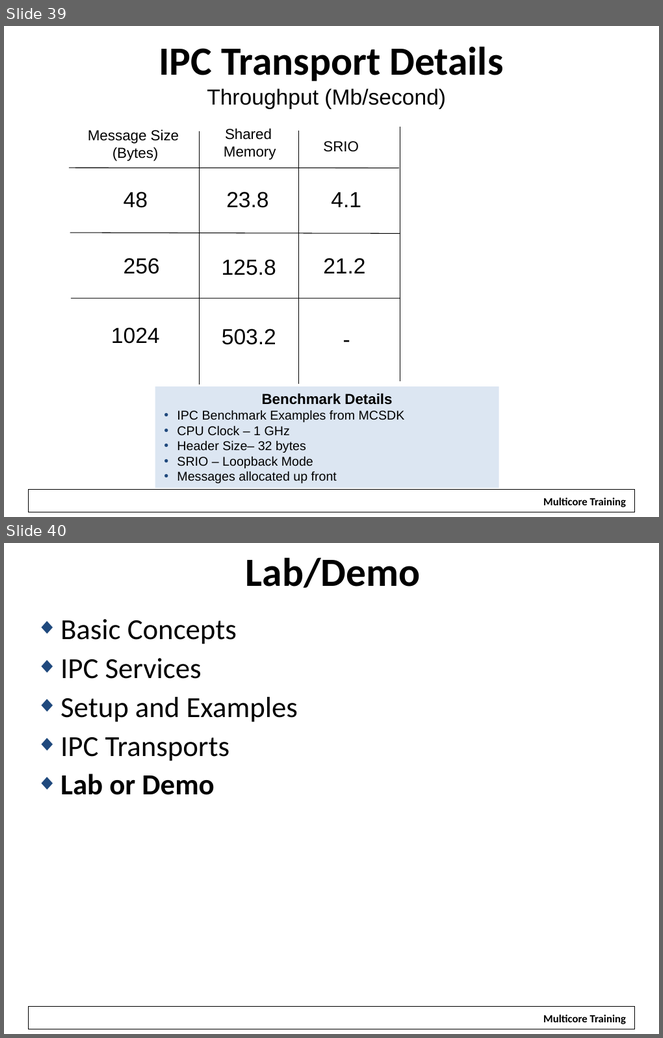
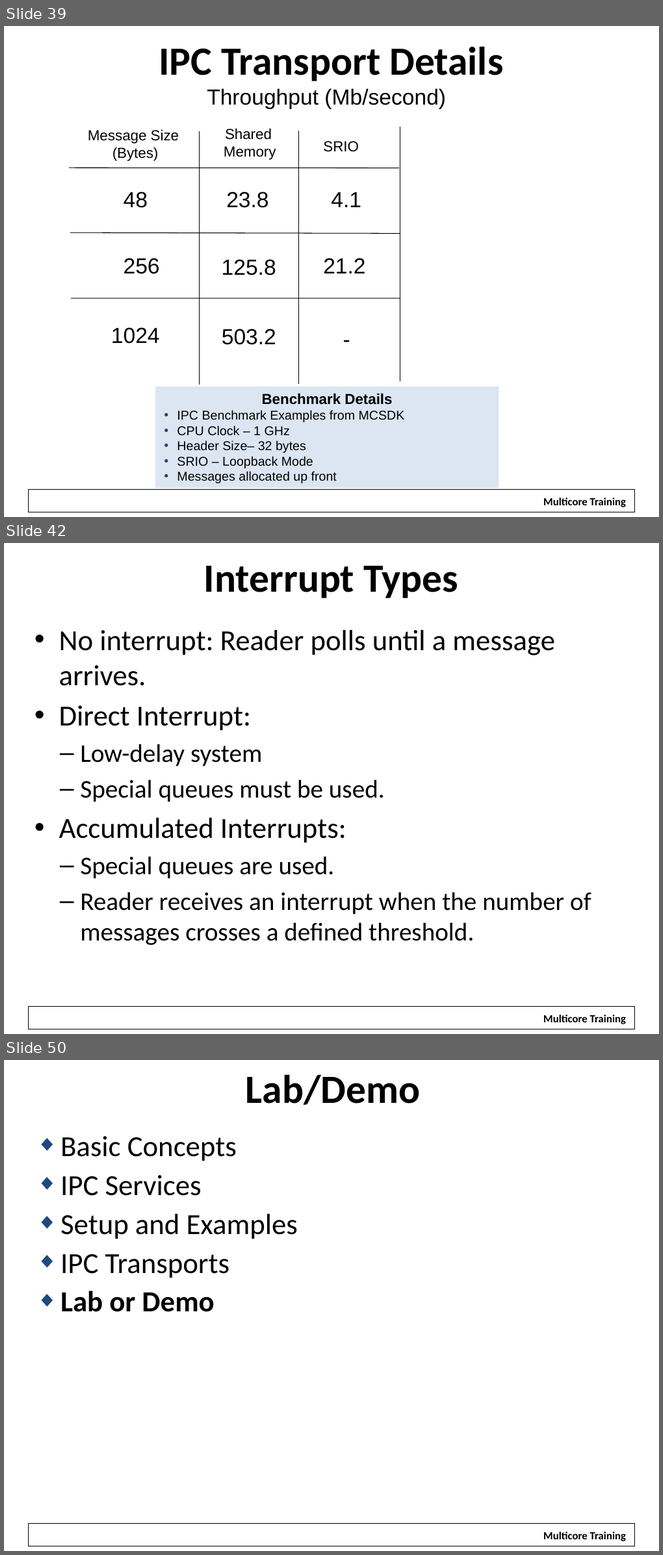
Before and after one commit to hari1989/keystone-workshop, a slide deck: preliminary/Working/presentations/KeyStoneII_ IPC.pptx. Shown one above the other, each under a label of ours: slides 39 and 40 before the commit, slides 39, 42 and 50 after it; the slides between them are not shown. The pictures are 663x1038 and 663x1555 pixels, drawn with LibreOffice and Linux fonts; fonts in the diff are those of the drawing; background and template pictures are left out. Boxes give left, top, right and bottom in pixels: in the first picture for what was removed or moved away, otherwise in the second. Text is boxed around its words. In the diff, an @@ line names an element or a change of style, - is before the commit and + after.

```diff
--- a/preliminary/Working/presentations/KeyStoneII_ IPC.pptx
+++ b/preliminary/Working/presentations/KeyStoneII_ IPC.pptx
@@ slide 42 added at (4,543,659,1034), background #FFFFFF; not listed: 2 template elements that a slide beside it also shows @@
@@ title added at (204,566,458,598), 44 pt, text #000000, bold @@
+Interrupt Types
@@ text added at (59,630,592,945), 28 pt, text #000000 @@
+• No interrupt: Reader polls until a message arrives.
+• Direct Interrupt:
+  – Low-delay system
+  – Special queues must be used.
+• Accumulated Interrupts:
+  – Special queues are used.
+  – Reader receives an interrupt when the number of messages crosses a defined threshold.
@@ what was slide 40 is now slide 50 @@
```
Also in this commit, not shown: 9 other slides added.
